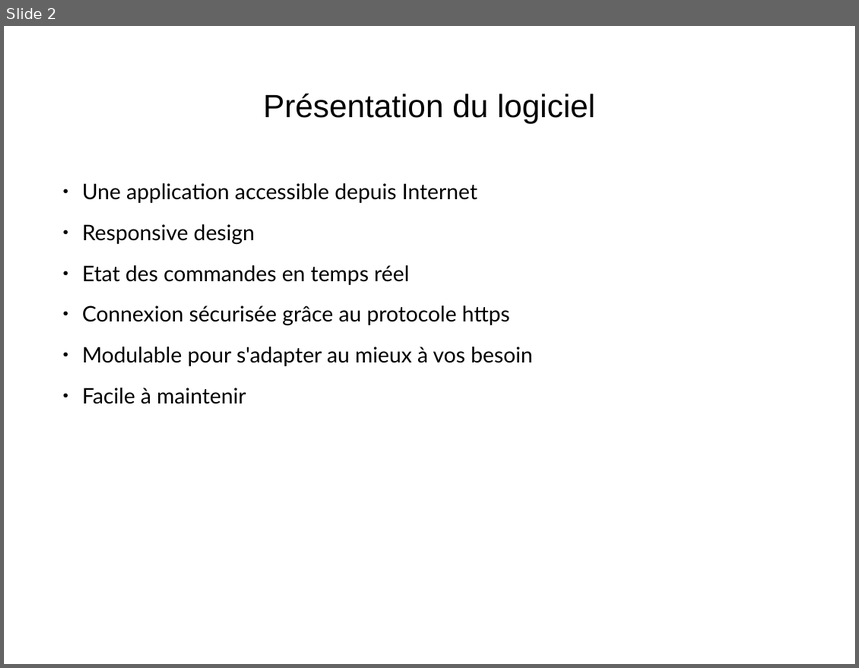
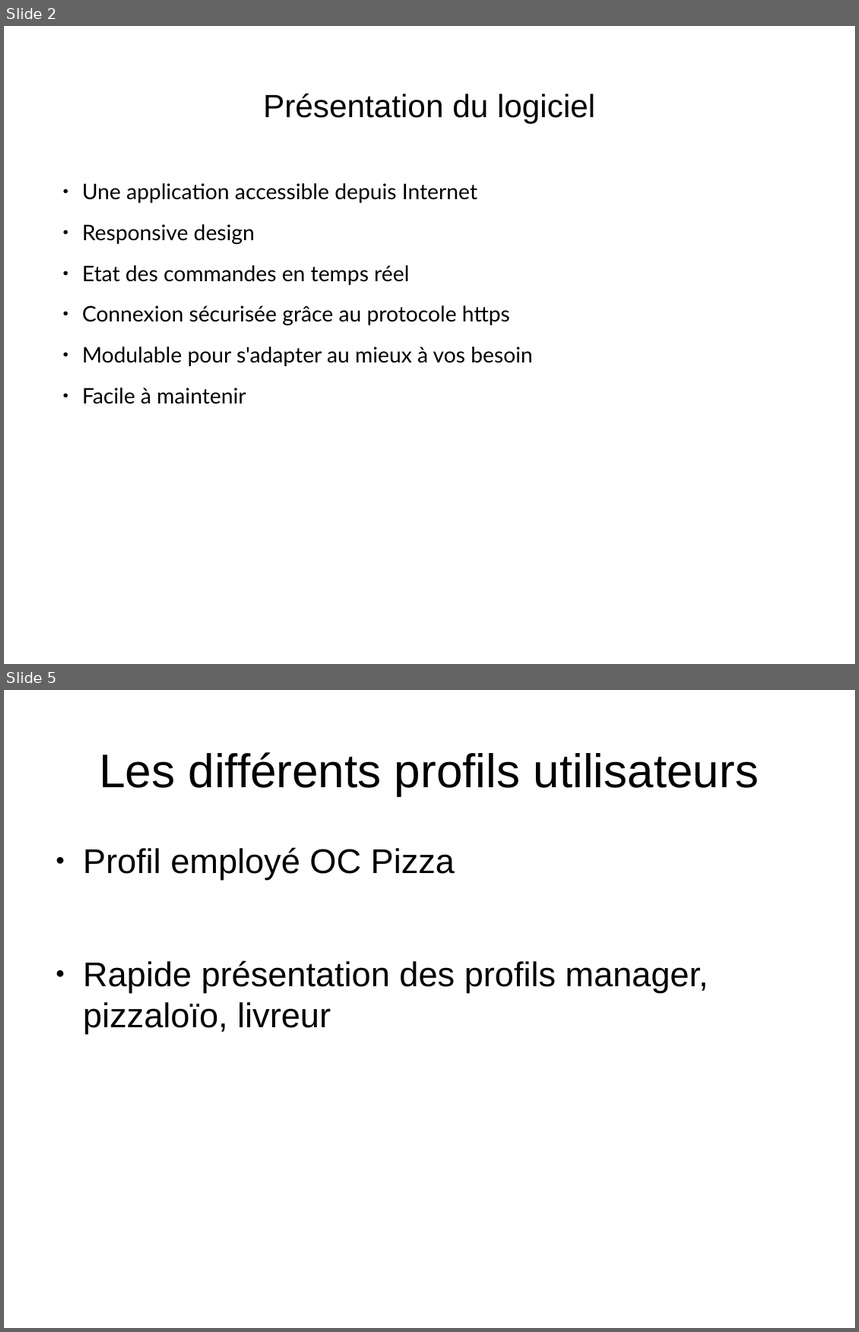
Before and after one commit to Hyperyon/p4-OCPizza, a slide deck: Présentation projet.odp. Shown one above the other, each under a label of ours: slide 2 before the commit, slides 2 and 5 after it; the slides between them are not shown. The pictures are 859x668 and 859x1332 pixels, drawn with LibreOffice and Linux fonts; fonts in the diff are those of the drawing. Boxes give left, top, right and bottom in pixels: in the first picture for what was removed or moved away, otherwise in the second. Text is boxed around its words. In the diff, an @@ line names an element or a change of style, - is before the commit and + after.

```diff
--- a/Présentation projet.odp
+++ b/Présentation projet.odp
@@ slide 5 added at box(4, 690, 855, 1328), background #FFFFFF @@
@@ title added at box(99, 752, 759, 796), 44 pt, text #000000 @@
+Les différents profils utilisateurs
@@ text added at box(83, 847, 709, 1034), 32 pt, text #000000 @@
+● Profil employé OC Pizza
+● Rapide présentation des profils manager, pizzaloïo, livreur
```
Also in this commit, not shown: 2 slides changed, 3 other slides added, 1 slide removed, 5 other files.
